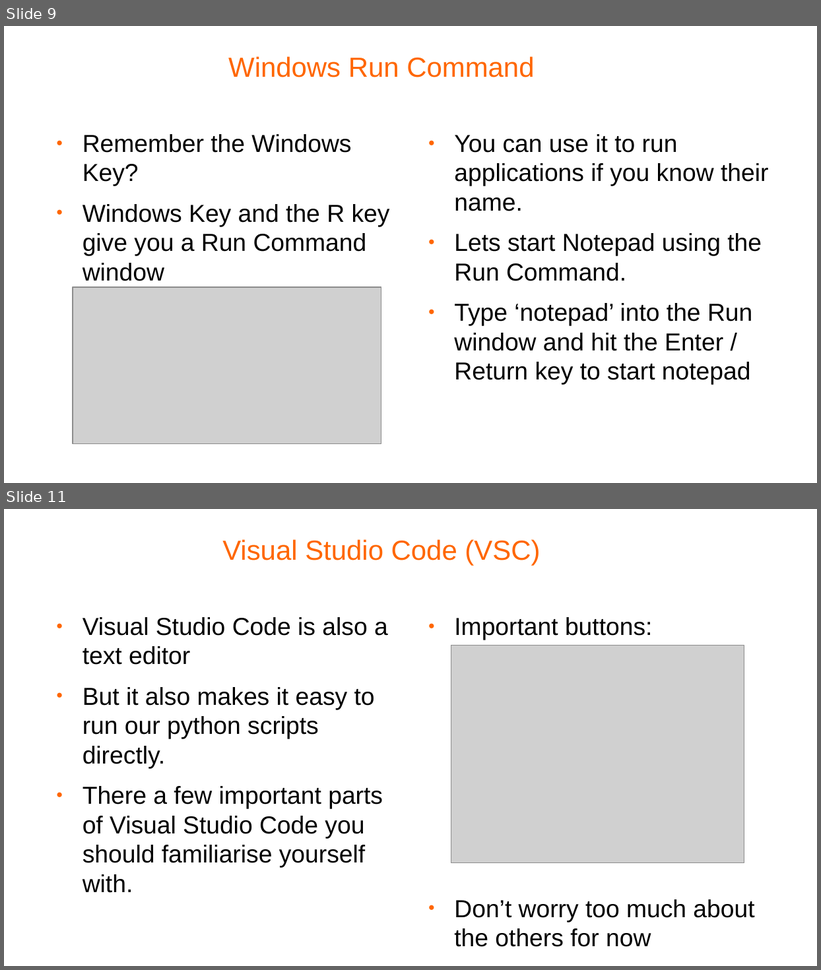
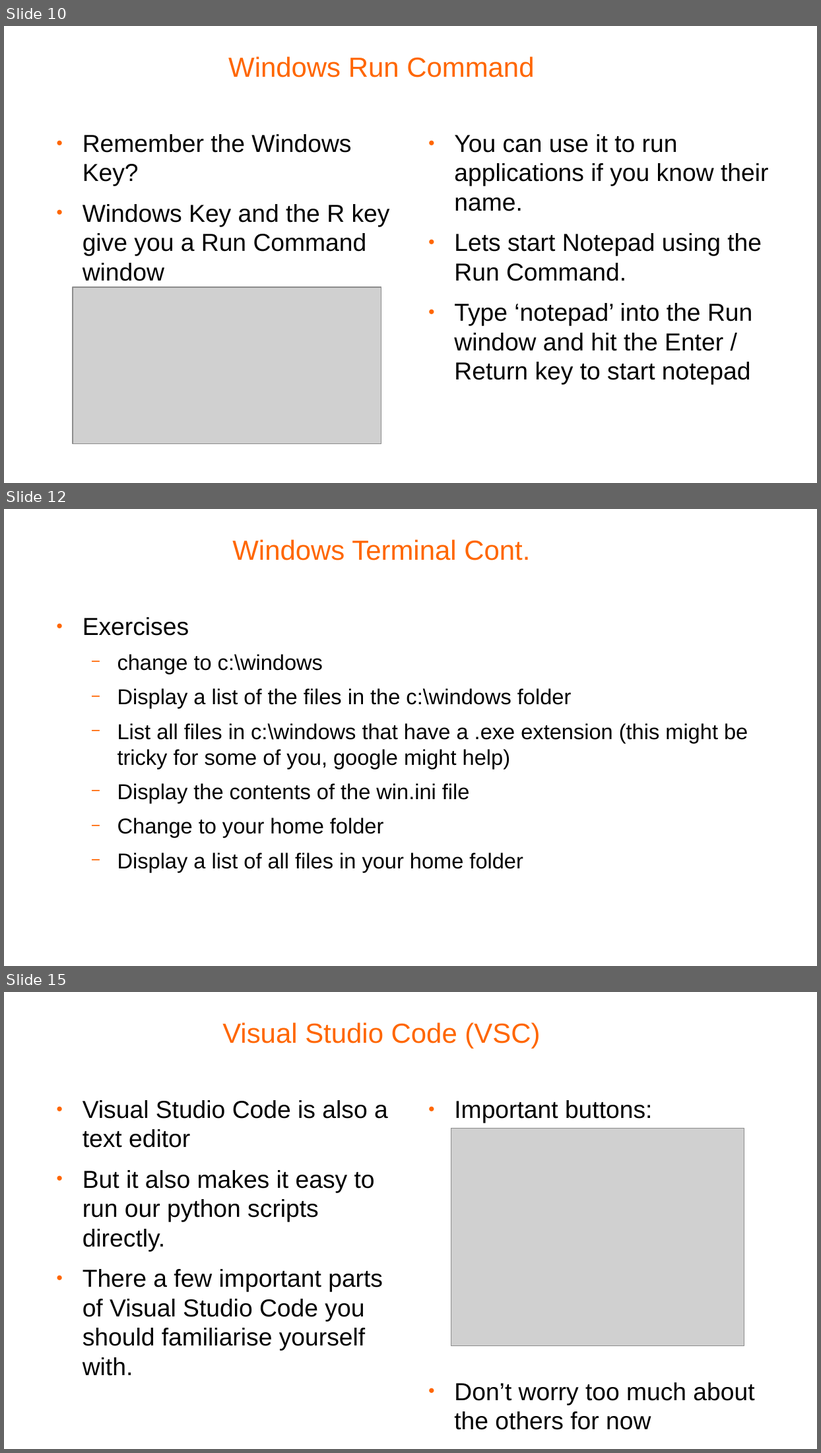
Before and after one commit to pellcorp/coding, a slide deck: docs/windows fundamentals.odp. Shown one above the other, each under a label of ours: slides 9 and 11 before the commit, slides 10, 12 and 15 after it; the slides between them are not shown. The pictures are 821x970 and 821x1453 pixels, drawn with LibreOffice and Linux fonts; fonts in the diff are those of the drawing; grey boxes stand for pictures; background and template pictures are left out. Boxes give left, top, right and bottom in pixels: in the first picture for what was removed or moved away, otherwise in the second. Text is boxed around its words. In the diff, an @@ line names an element or a change of style, - is before the commit and + after.

```diff
--- a/docs/windows fundamentals.odp
+++ b/docs/windows fundamentals.odp
@@ slide 12 added at (4,509,817,966), background #FFFFFF @@
@@ title added at (232,539,530,560), 27 pt, text #FF6600 @@
+Windows Terminal Cont.
@@ text added at (83,617,748,873), 21 pt, text #000000 @@
+● Exercises
+  − change to c:\windows
+  − Display a list of the files in the c:\windows folder
+  − List all files in c:\windows that have a .exe extension (this might be tricky for some of you, google might help)
+  − Display the contents of the win.ini file
+  − Change to your home folder
+  − Display a list of all files in your home folder
@@ what was slide 9 is now slide 10 @@
@@ what was slide 11 is now slide 15 @@
```
Also in this commit, not shown: 2 slides changed, 4 other slides added, 4 other files.
